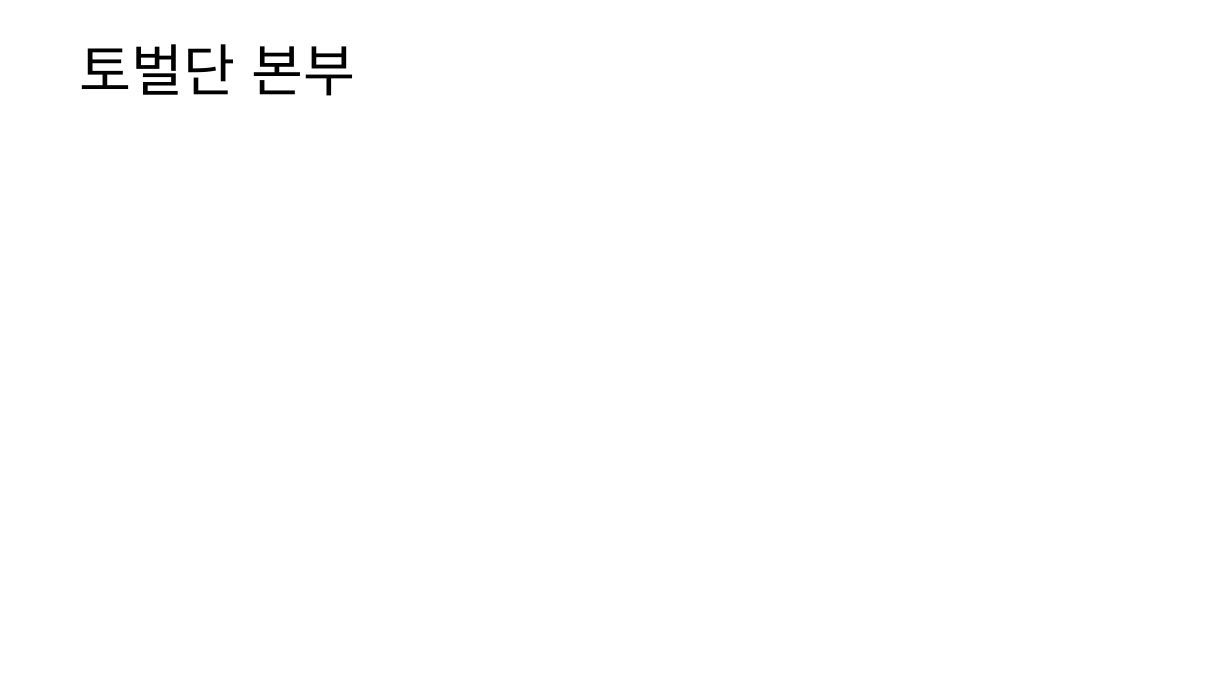
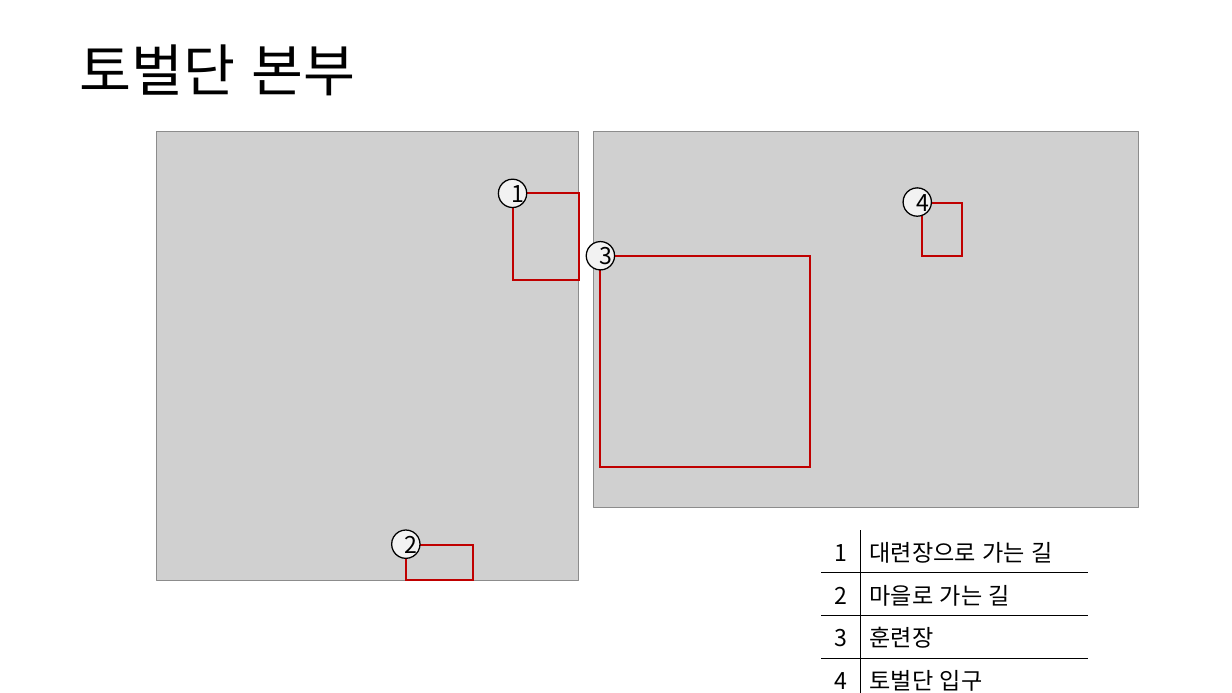
Before and after one commit to yjk0401/unityenginebasic_9th, a slide deck: slide 4 of 기획/방랑엽사전/맵 기획서 (토벌단 본부).pptx. Drawn at 1232x693 pixels with LibreOffice and Linux fonts; fonts in the diff are those of the drawing; grey boxes stand for pictures. Boxes give left, top, right and bottom in pixels: in the first picture for what was removed or moved away, otherwise in the second. Text is boxed around its words. In the diff, an @@ line names an element or a change of style, - is before the commit and + after.

```diff
--- a/기획/방랑엽사전/맵 기획서 (토벌단 본부).pptx
+++ b/기획/방랑엽사전/맵 기획서 (토벌단 본부).pptx
@@ group added at bbox=[586, 131, 1139, 507]: 2 rectangles, 2 ellipses, 1 picture @@
+3
+4
@@ group added at bbox=[157, 131, 579, 580]: 2 rectangles, 2 ellipses, 1 picture @@
+1
+2
@@ table added at bbox=[822, 531, 1090, 693], 4 rows, 2 columns @@
+1 | 대련장으로 가는 길
+2 | 마을로 가는 길
+3 | 훈련장
+4 | 토벌단 입구
```
Also in this commit, not shown: 1 slide added, 4 other files.
